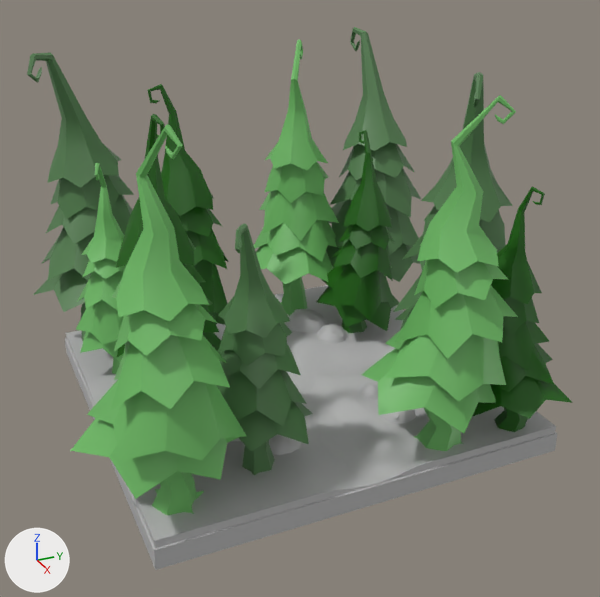
An edit to the FBX model Cryptique/Assets/FBX/FullRoom/3 - Forest/Foret_labyrinth02.fbx, drawn before and after from the same camera.
Camera for both pictures: a 50 mm lens placed at (14.43, -6.04, 9.47), pointed at (0.52, 0.22, 2.51). Every picture has the same lights, and +X, +Y and +Z are marked at lower left. Where no turn or scale is listed for an object, it has been applied to the vertices.

Names of what the first picture shows: 'Buisson48', 'Buisson49', 'Buisson50', 'Buisson54', 'sapin39', 'sapin40', 'sapin41', 'sapin42', 'sapin43', 'sapin44', 'sapin45', 'sapin46', 'sapin47', 'sapin48', 'sapin49', 'sapin50', 'sol35', 'sol36'.
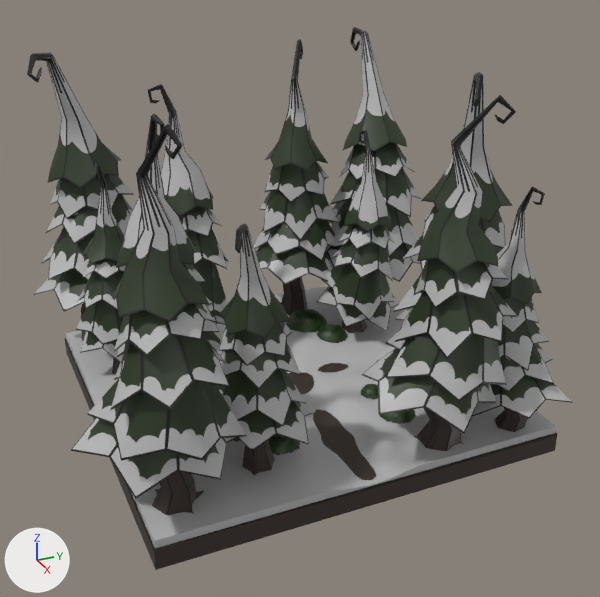
Patch to the scene script:
```diff
--- a/Cryptique/Assets/FBX/FullRoom/3 - Forest/Foret_labyrinth02.fbx.py
+++ b/Cryptique/Assets/FBX/FullRoom/3 - Forest/Foret_labyrinth02.fbx.py
@@ mat_buisson66 @@
+mat_buisson66 = bpy.data.materials.new('Buisson66')
+# uses the picture img_buisson_png
+# uses the picture img_new_buisson_png
@@ me_mesh_008 @@
 me_mesh_008.from_pydata(...)  # 199 vertices, 138 faces; spans x -0.48..2.31, y -1.8..0.73, z 0.0..6.6
-me_mesh_008.materials.append(mat_sapin01)  # green #6fbc66
+me_mesh_008.materials.append(mat_sapin136)  # picture img_sapin02_rgb_png
@@ me_mesh_012 @@
 me_mesh_012.from_pydata(...)  # 79 vertices, 57 faces; spans x -0.386..0.386, y -0.396..0.396, z 0.0..0.3
-me_mesh_012.materials.append(mat_buisson)  # grey #bcbcbc
+me_mesh_012.materials.append(mat_buisson66)
@@ me_mesh_018 @@
 me_mesh_018.from_pydata(...)  # 79 vertices, 57 faces; spans x -0.393..0.393, y -0.392..0.392, z 0.0..0.3
-me_mesh_018.materials.append(mat_buisson)  # grey #bcbcbc
+me_mesh_018.materials.append(mat_buisson66)
@@ me_mesh_006 @@
 me_mesh_006.from_pydata(...)  # 209 vertices, 146 faces; spans x -0.53..2.31, y -1.4..1.36, z -0.01..6.73
-me_mesh_006.materials.append(mat_sapin02)  # green #517d4c
+me_mesh_006.materials.append(mat_sapin137)  # picture img_sapin03_rgb_png
@@ me_mesh_007 @@
 me_mesh_007.from_pydata(...)  # 196 vertices, 134 faces; spans x -1.54..0.69, y -0.96..0.96, z 0.0..4.92
-me_mesh_007.materials.append(mat_sapin03)  # dark green #186000
+me_mesh_007.materials.append(mat_sapin138)  # picture img_sapin01_rgb_png
@@ me_mesh @@
 me_mesh.from_pydata(...)  # 196 vertices, 134 faces; spans x -1.37..1.08, y -1.82..0.87, z 0.0..6.09
-me_mesh.materials.append(mat_sapin03)  # dark green #186000
+me_mesh.materials.append(mat_sapin138)  # picture img_sapin01_rgb_png
@@ me_mesh_011 @@
 me_mesh_011.from_pydata(...)  # 199 vertices, 138 faces; spans x -1.8..0.72, y -2.31..0.48, z 0.0..6.6
-me_mesh_011.materials.append(mat_sapin01)  # green #6fbc66
+me_mesh_011.materials.append(mat_sapin136)  # picture img_sapin02_rgb_png
@@ me_mesh_004 @@
 me_mesh_004.from_pydata(...)  # 209 vertices, 146 faces; spans x -1.62..0.57, y -0.69..1.39, z -0.01..4.86
-me_mesh_004.materials.append(mat_sapin02)  # green #517d4c
+me_mesh_004.materials.append(mat_sapin137)  # picture img_sapin03_rgb_png
@@ me_mesh_014 @@
 me_mesh_014.from_pydata(...)  # 79 vertices, 57 faces; spans x -0.396..0.396, y -0.387..0.387, z 0.0..0.3
-me_mesh_014.materials.append(mat_buisson)  # grey #bcbcbc
+me_mesh_014.materials.append(mat_buisson66)
@@ me_mesh_002 @@
 me_mesh_002.from_pydata(...)  # 199 vertices, 138 faces; spans x -1.67..0.27, y -0.73..1.14, z 0.0..4.88
-me_mesh_002.materials.append(mat_sapin01)  # green #6fbc66
+me_mesh_002.materials.append(mat_sapin136)  # picture img_sapin02_rgb_png
@@ me_mesh_005 @@
 me_mesh_005.from_pydata(...)  # 199 vertices, 138 faces; spans x -2.05..0.37, y -1.98..0.9, z 0.0..6.6
-me_mesh_005.materials.append(mat_sapin01)  # green #6fbc66
+me_mesh_005.materials.append(mat_sapin136)  # picture img_sapin02_rgb_png
@@ me_mesh_015 @@
 me_mesh_015.from_pydata(...)  # 79 vertices, 57 faces; spans x -0.542..0.542, y -0.515..0.515, z 0.0..0.409
-me_mesh_015.materials.append(mat_buisson)  # grey #bcbcbc
+me_mesh_015.materials.append(mat_buisson66)
@@ me_mesh_009 @@
 me_mesh_009.from_pydata(...)  # 196 vertices, 134 faces; spans x -0.83..1.35, y -0.82..1.19, z 0.0..4.92
-me_mesh_009.materials.append(mat_sapin03)  # dark green #186000
+me_mesh_009.materials.append(mat_sapin138)  # picture img_sapin01_rgb_png
@@ me_mesh_021 @@
 me_mesh_021.from_pydata(...)  # 8 vertices, 5 faces; spans x -4.0..4.0, y -4.0..4.0, z -0.2..0.2
-me_mesh_021.materials.append(mat_piece_taverne)  # grey #bcbcbc
+me_mesh_021.materials.append(mat_terre)  # picture img_sol_ext_png
@@ me_mesh_010 @@
 me_mesh_010.from_pydata(...)  # 209 vertices, 146 faces; spans x -2.24..0.79, y -0.96..1.93, z -0.01..6.73
-me_mesh_010.materials.append(mat_sapin02)  # green #517d4c
+me_mesh_010.materials.append(mat_sapin137)  # picture img_sapin03_rgb_png
@@ me_mesh_001 @@
 me_mesh_001.from_pydata(...)  # 209 vertices, 146 faces; spans x -2.2..1.05, y -0.74..2.02, z -0.01..6.73
-me_mesh_001.materials.append(mat_sapin02)  # green #517d4c
+me_mesh_001.materials.append(mat_sapin137)  # picture img_sapin03_rgb_png
@@ me_mesh_003 @@
 me_mesh_003.from_pydata(...)  # 196 vertices, 134 faces; spans x -0.93..1.91, y -1.19..1.35, z 0.0..6.24
-me_mesh_003.materials.append(mat_sapin03)  # dark green #186000
+me_mesh_003.materials.append(mat_sapin138)  # picture img_sapin01_rgb_png
```

What differs and where, as boxes [x1, y1, x2, y2] in the pictures (600 x 597 px):
'sapin46', recoloured (green to grey)
    both: [70, 124, 246, 515]
'sapin43', recoloured (green to grey)
    both: [361, 95, 518, 451]
'sapin45', recoloured (green to grey)
    both: [216, 223, 313, 475]
'sol35', recoloured (grey to black)
    both: [65, 338, 558, 570]
'sapin39', recoloured (green to grey)
    both: [254, 39, 341, 316]
'sapin48', recoloured (green to grey)
    both: [27, 53, 134, 341]
'sapin41', recoloured (green to grey)
    both: [326, 27, 421, 282]
'sapin42', recoloured (green to grey)
    both: [473, 186, 573, 432]
'sapin40', recoloured (green to grey)
    both: [316, 130, 399, 333]
'sapin50', recoloured (green to grey)
    both: [147, 84, 229, 325]
'sapin49', recoloured
    both: [76, 163, 126, 374]
'sapin44', recoloured (green to grey)
    both: [393, 72, 513, 330]
'sapin47', recoloured (green to grey)
    both: [116, 114, 221, 357]
'Buisson48', recoloured
    both: [286, 309, 328, 332]
'Buisson54', recoloured
    both: [269, 434, 301, 455]
'Buisson49', recoloured (grey to green)
    both: [317, 324, 348, 343]
'Buisson50', recoloured (grey to green)
    both: [380, 409, 416, 424]
